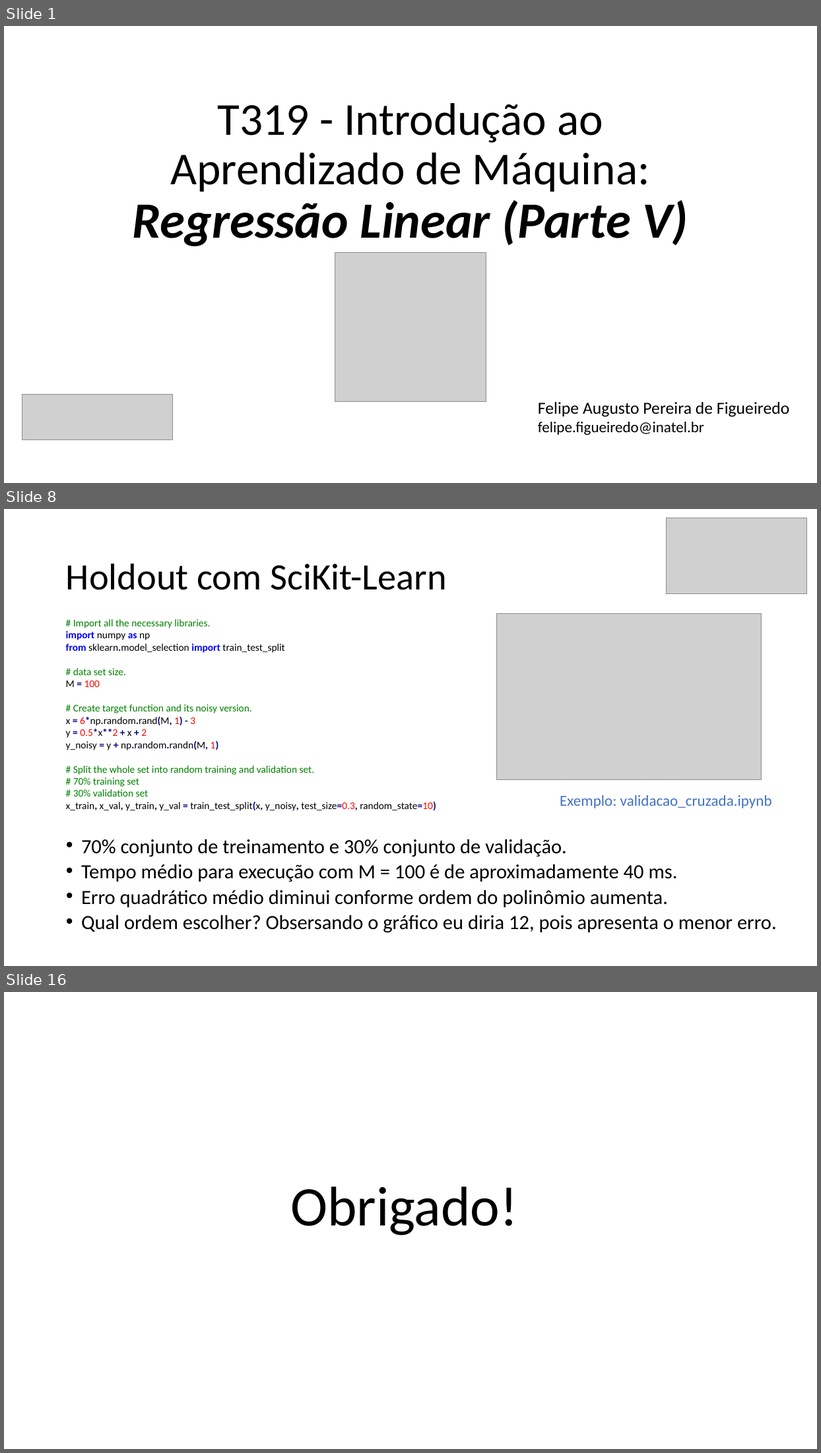
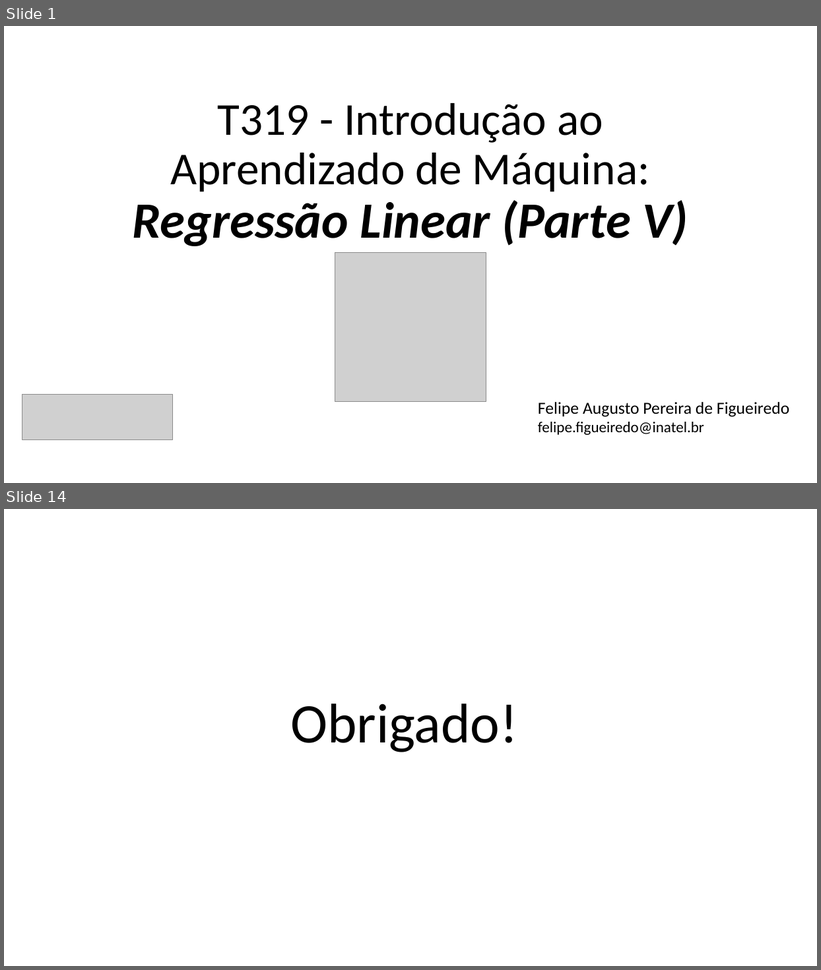
Before and after one commit to zz4fap/t319_aprendizado_de_maquina, a slide deck: slides/T319_Regressão_Linear (Parte V).pptx. Shown one above the other, each under a label of ours: slides 1, 8 and 16 before the commit, slides 1 and 14 after it; the slides between them are not shown. The pictures are 821x1453 and 821x970 pixels, drawn with LibreOffice and Linux fonts; fonts in the diff are those of the drawing; grey boxes stand for pictures. Boxes give left, top, right and bottom in pixels: in the first picture for what was removed or moved away, otherwise in the second. Text is boxed around its words. In the diff, an @@ line names an element or a change of style, - is before the commit and + after.

```diff
--- a/slides/T319_Regressão_Linear (Parte V).pptx
+++ b/slides/T319_Regressão_Linear (Parte V).pptx
@@ slide 8 removed at box(4, 509, 817, 966), background #FFFFFF @@
@@ picture removed at box(667, 518, 807, 594) @@
@@ title removed at box(66, 563, 446, 590) @@
-Holdout com SciKit-Learn
@@ text removed at box(66, 619, 436, 811) @@
-# Import all the necessary libraries.
-import numpy as np
-from sklearn.model_selection import train_test_split
-# data set size.
-M = 100
-# Create target function and its noisy version.
-x = 6*np.random.rand(M, 1) - 3
-y = 0.5*x**2 + x + 2
-y_noisy = y + np.random.randn(M, 1)
-# Split the whole set into random training and validation set.
-# 70% training set
-# 30% validation set
-x_train, x_val, y_train, y_val = train_test_split(x, y_noisy, test_size=0.3, random_state=10)
@@ picture removed at box(497, 613, 761, 780) @@
@@ text removed at box(560, 795, 772, 809) @@
-Exemplo: validacao_cruzada.ipynb
@@ text removed at box(81, 839, 777, 933) @@
-• 70% conjunto de treinamento e 30% conjunto de validação.
-• Tempo médio para execução com M = 100 é de aproximadamente 40 ms.
-• Erro quadrático médio diminui conforme ordem do polinômio aumenta.
-• Qual ordem escolher? Obsersando o gráfico eu diria 12, pois apresenta o menor erro.
@@ what was slide 16 is now slide 14 @@
```
Also in this commit, not shown: 6 slides changed, 7 slides added, 7 other slides removed, 8 other files.
